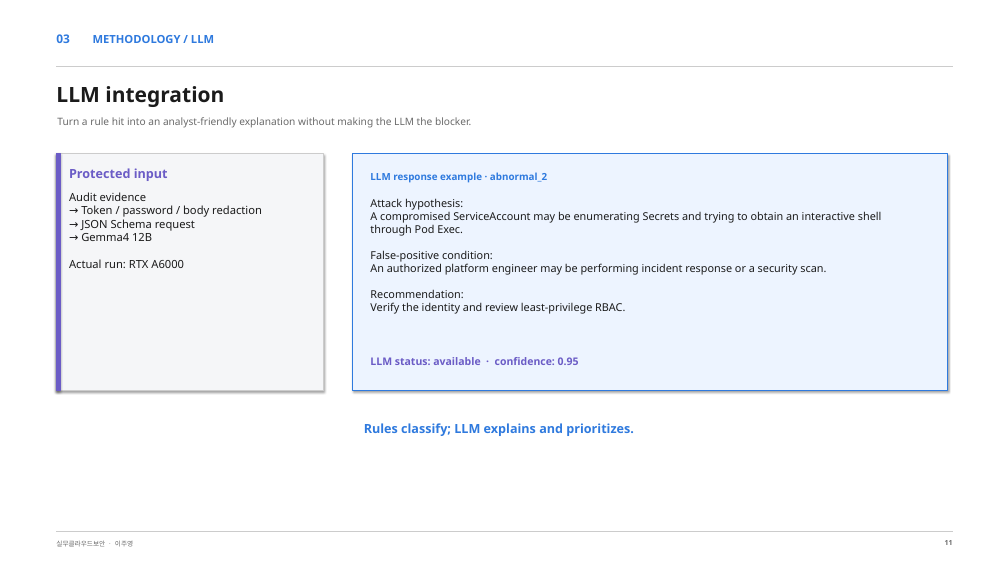
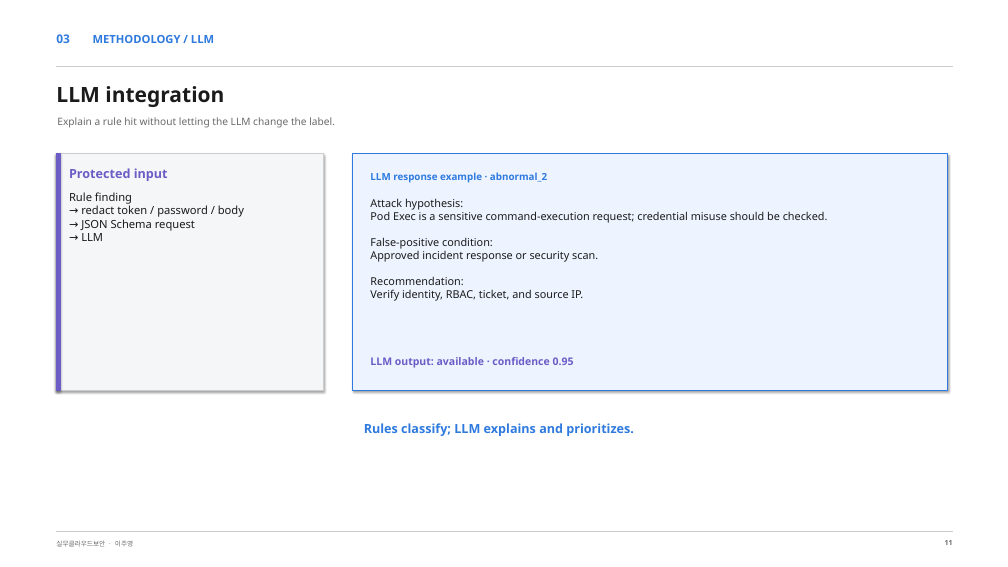
Before and after one commit to leeju0/Cloud_PBL, a slide deck: slide 11 of presentation/api_credential_abuse_detection.pptx. Drawn at 1008x567 pixels with LibreOffice and Linux fonts; fonts in the diff are those of the drawing. Boxes give left, top, right and bottom in pixels: in the first picture for what was removed or moved away, otherwise in the second. Text is boxed around its words. In the diff, an @@ line names an element or a change of style, - is before the commit and + after.

```diff
--- a/presentation/api_credential_abuse_detection.pptx
+++ b/presentation/api_credential_abuse_detection.pptx
@@ text at <box>57,117,335,128</box>: text changed @@
-Turn a rule hit into an analyst-friendly explanation without making the LLM the blocker.
+Explain a rule hit without letting the LLM change the label.
@@ text at <box>69,192,244,241</box>: text changed @@
-Audit evidence
-→ Token / password / body redaction
-→ JSON Schema request
-→ Gemma4 12B
-Actual run: RTX A6000
+Rule finding
+→ redact token / password / body
+→ JSON Schema request
+→ LLM
@@ text at <box>370,198,828,301</box>: text changed @@
-Attack hypothesis:
-A compromised ServiceAccount may be enumerating Secrets and trying to obtain an interactive shell through Pod Exec.
-False-positive condition:
-An authorized platform engineer may be performing incident response or a security scan.
-Recommendation:
-Verify the identity and review least-privilege RBAC.
+Attack hypothesis:
+Pod Exec is a sensitive command-execution request; credential misuse should be checked.
+False-positive condition:
+Approved incident response or security scan.
+Recommendation:
+Verify identity, RBAC, ticket, and source IP.
@@ text at <box>370,357,574,368</box>: text changed @@
-LLM status: available · confidence: 0.95
+LLM output: available · confidence 0.95
```
Also in this commit, not shown: 11 other slides changed, 1 other file.
